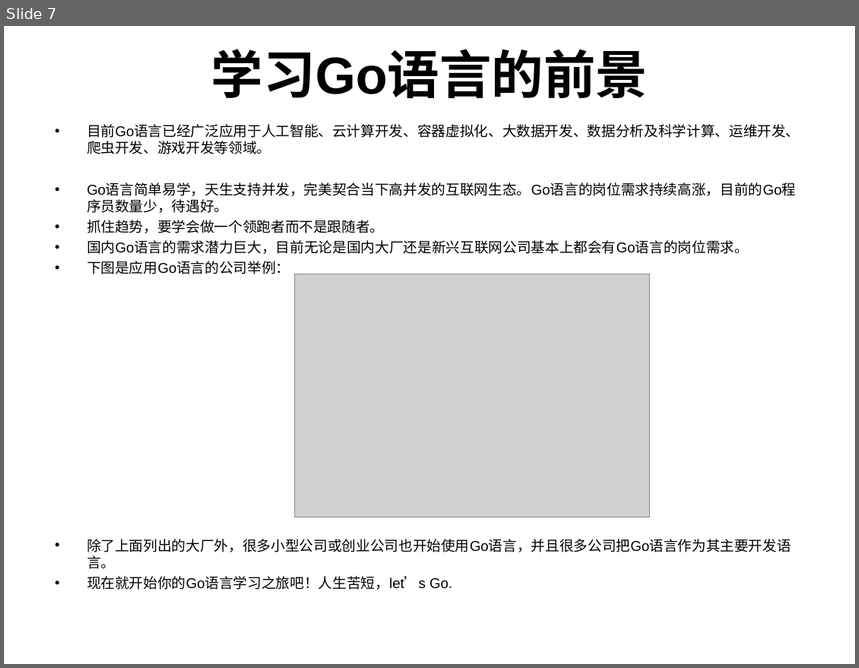
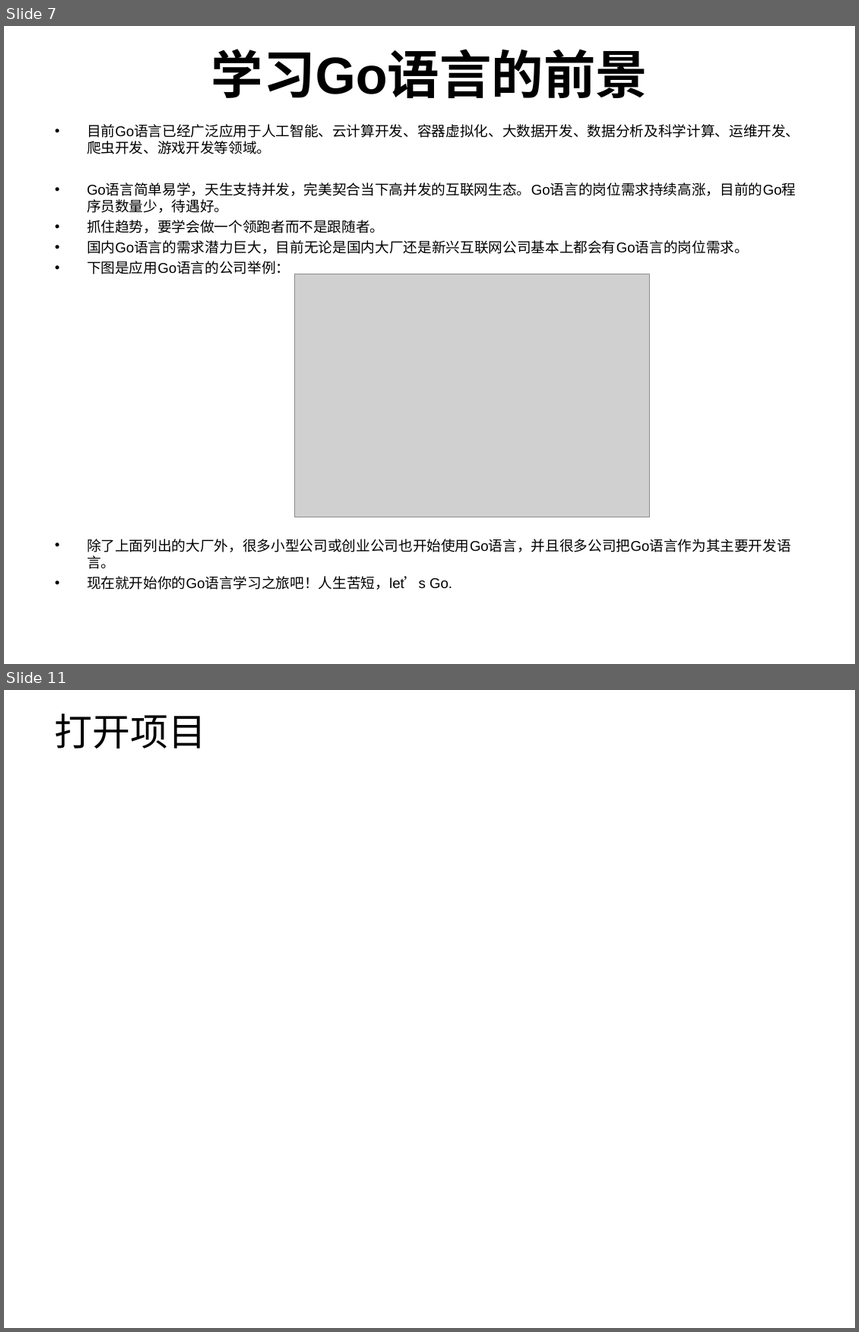
Before and after one commit to RomanSeven7/gin_study, a slide deck: doc/Go.ppt. Shown one above the other, each under a label of ours: slide 7 before the commit, slides 7 and 11 after it; the slides between them are not shown. The pictures are 859x668 and 859x1332 pixels, drawn with LibreOffice and Linux fonts; fonts in the diff are those of the drawing; grey boxes stand for pictures. Boxes give left, top, right and bottom in pixels: in the first picture for what was removed or moved away, otherwise in the second. Text is boxed around its words. In the diff, an @@ line names an element or a change of style, - is before the commit and + after.

```diff
--- a/doc/Go.ppt
+++ b/doc/Go.ppt
@@ slide 11 added at (4, 690, 855, 1328), background #FFFFFF @@
@@ text added at (55, 714, 206, 749), 32 pt, text #000000 @@
+打开项目
```
Also in this commit, not shown: 3 other slides added, 1 slide removed, 2 other files.
